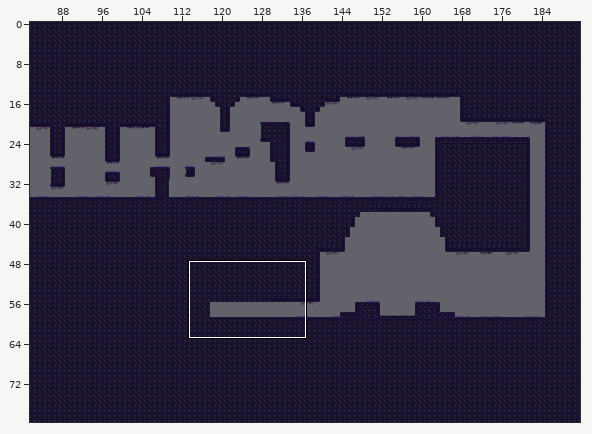
Tiled map: Juegos_de_desarrollo/Marc/Assets/Maps/Zona_oniricaDASH.tmx. Above, an overview of the earlier version with the close-up marked.
Close-up. Earlier state:
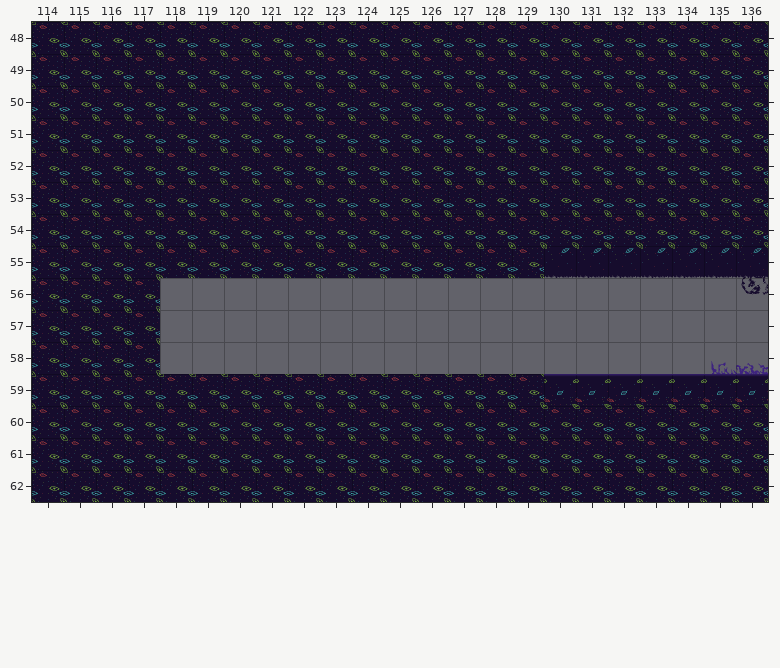
Cells are 64x64 px. Shown: x 114..136, y 48..62. The commit also changed other parts of the map, which this record leaves out.
New version:
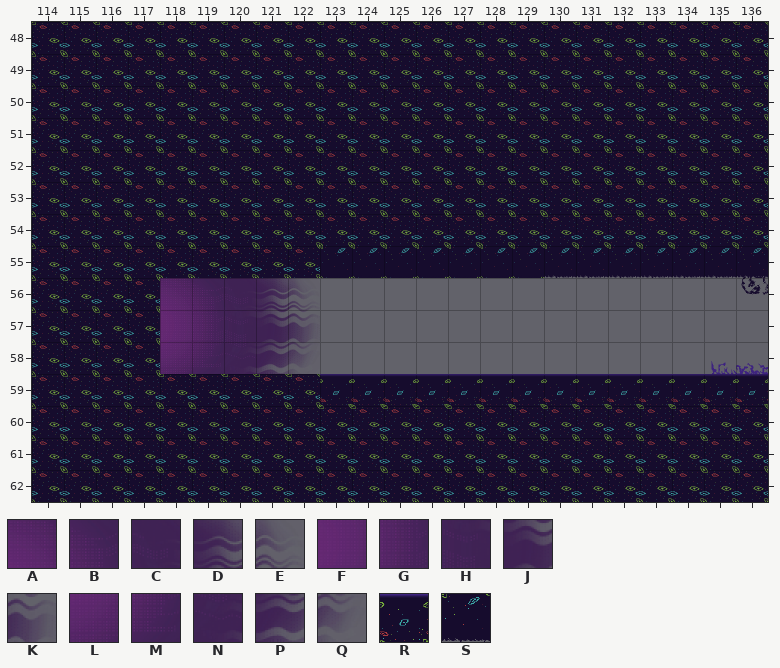
Key: from "IMG_8413": A 0, B 1, C 2, D 3, E 4, F 5, G 6, H 7, J 8, K 9, L 10, M 11, N 12, P 13, Q 14; from "Tileset_Zona_Onirica": R 1, S 17.
_ is an empty cell.
See-through tiles are keyed as they look on the map.
Changes in this commit:
Layer "Props":
The author put tile A in row 56 at x 118.
The author put tile B in row 56 at x 119.
The author put tile C in row 56 at x 120.
The author put tile D in row 56 at x 121.
The author put tile E in row 56 at x 122.
The author put tile F in row 57 at x 118.
The author put tile G in row 57 at x 119.
The author put tile H in row 57 at x 120.
The author put tile J in row 57 at x 121.
The author put tile K in row 57 at x 122.
The author put tile L in row 58 at x 118.
The author put tile M in row 58 at x 119.
The author put tile N in row 58 at x 120.
The author put tile P in row 58 at x 121.
The author put tile Q in row 58 at x 122.
The author put tile R in row 59 at x 123 to 129.
The author put tile S in row 55 at x 123 to 129.
Where, in picture pixels (left, top, right, bottom), the same in both close-ups:
added: (160, 246, 544, 406)
